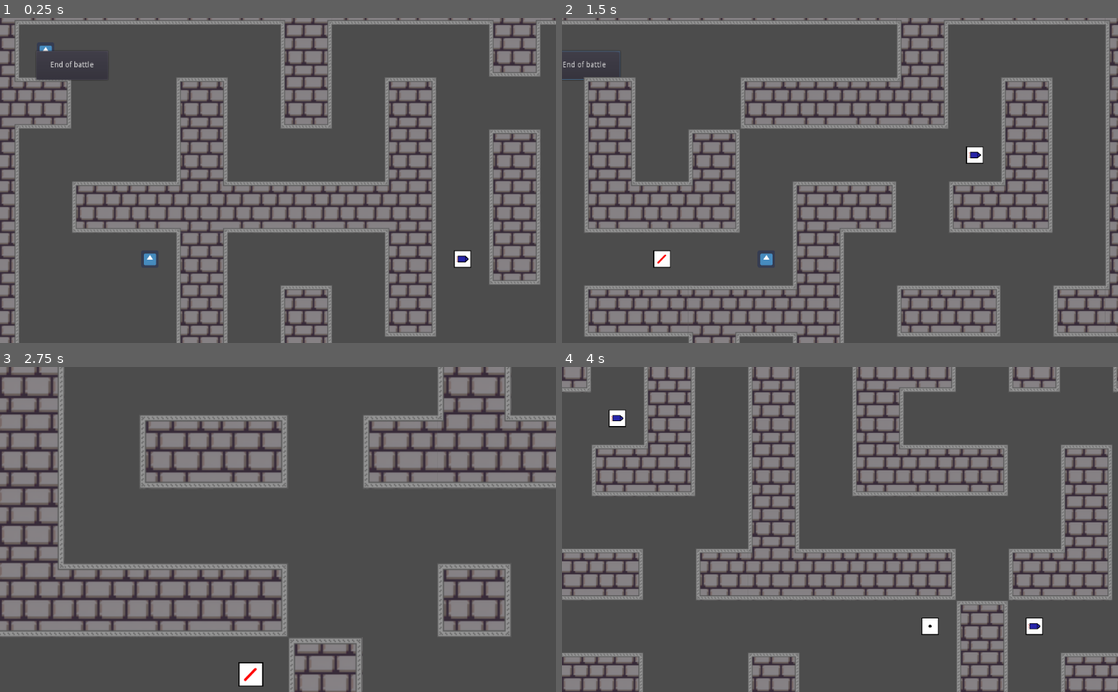
Above: before the commit, frames 1-4 (two rows, left to right).
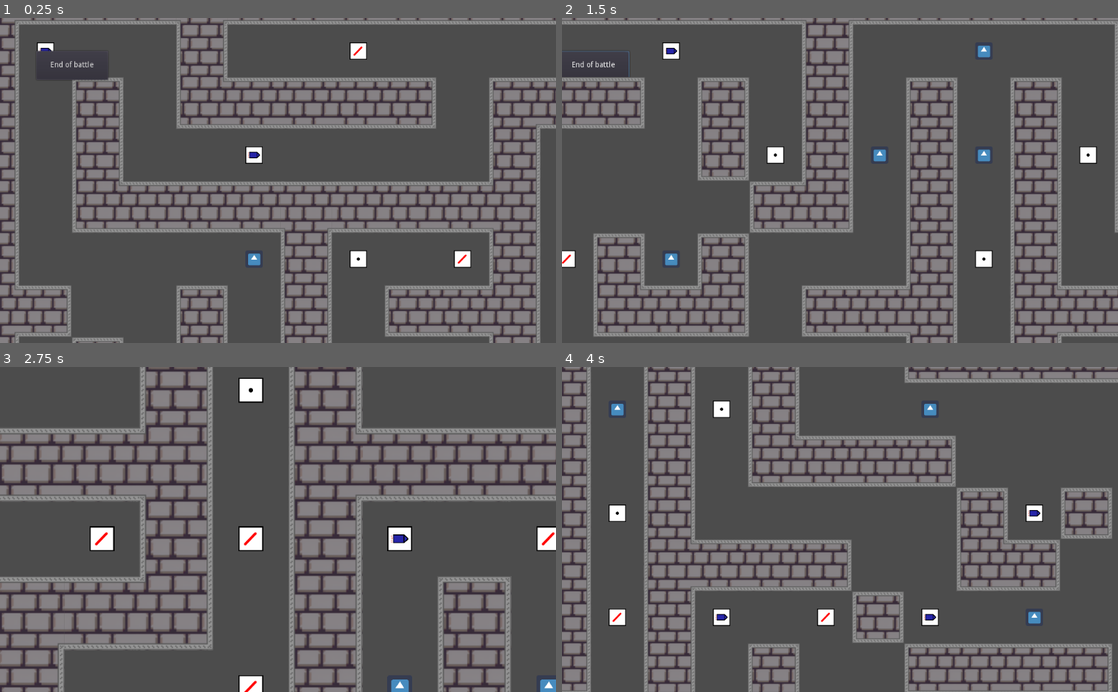
Above: after the commit, the same moments.

Repository: wovri-github/godot_tanks_server
Game: Godot game, scene res://Main/Main.tscn
Two runs of this game, one before a commit and one after it. Both use one fixed random seed, a clock stepped at 60 frames per second and the inputs below. The engine's default icon, where the game draws it, is replaced by a stand-in: a white triangle on a blue panel in a dark square.
Inputs (mouse positions are in pixels of both pictures, inside the frame that each line leads up to):
- Up to frame 1 (0.25 s): no input
- Up to frame 2 (1.5 s): click "End of battle" at 0.5 s; tap Enter at 1.25 s; move the mouse to (962, 164) at 1.27 s; press the mouse at (962, 164) at 1.28 s; hold D (right) from 1.28 s (still down)
- Up to frame 3 (2.75 s): move the mouse to (166, 545) at 2.02 s; release D (right) at 2.03 s; release the mouse at (166, 545) at 2.03 s; hold S (down) from 2.03 s (still down); tap Mouse wheel up (zoom_in) at 2.1 s
- Up to frame 4 (4 s): move the mouse to (895, 458) at 2.77 s; release S (down) at 2.78 s; hold D (right) 2.78-3.53 s; tap Mouse wheel down (zoom_out) at 2.85 s; move the mouse to (812, 594) at 3.52 s; hold W (up) from 3.53 s (still down); click (812, 594) at 3.6 s

The runs differ from the first frame. In frame 1, 25% of the frame differs, in the area x 2-100%, y 0-100%; in frame 2, 44%; in frame 3, 52%, in the area x 0-100%, y 0-100%; in frame 4, 46%.

Commit message:
Synch projectiles with server - Messy - /strange/ yield has to be putted in 'spawning bullet' function in case for proper bullet synchronization ~ Yield existance changes physics calculations! -

Diff:
--- a/Main/Game/Game.gd
+++ b/Main/Game/Game.gd
@@ -28,23 +28,22 @@
 
 func spawn_bullet(player_id, turret_rotation, ammo_slot):
 	if !is_player_alive(player_id):
-		return
+		return null
 	var player_n = get_node("Players/" + str(player_id))
 	if player_n.special_ammo.size() <= ammo_slot:
 		print("[Game]: Player ", player_id, " want to shoot without ammo!")
 		return null
-
 	player_n.rotate_turret(turret_rotation)
 	var bullet_inst = projectiles_modelS[player_n.special_ammo[ammo_slot].type].instance()
 	var bullet_data : Dictionary = bullet_inst.setup(player_n)
-	$Projectiles.add_child(bullet_inst, true)
 	bullet_data["Name"] = bullet_inst.name
 	bullet_data["AT"] = player_n.special_ammo[ammo_slot].type
-
+	bullet_data["ST"] = OS.get_ticks_msec() #Spawn Time
 	player_n.special_ammo[ammo_slot].amount -= 1
 	if player_n.special_ammo[ammo_slot].amount == 0:
 		player_n.special_ammo.pop_at(ammo_slot)
 
+	$Projectiles.add_child(bullet_inst, true)
 	return bullet_data
 
 
--- a/Main/Game/Map/GenerateMap.gd
+++ b/Main/Game/Map/GenerateMap.gd
@@ -3,7 +3,7 @@
 # ---- settings ----
 export(int, 0, 100) var MAX_PLAYERS = 16
 export(int, 0, 100) var START_AMMO_BOXES_AMOUNT = 32
-export(Vector2) var MAP_SIZE = Vector2(50, 30)
+export(Vector2) var MAP_SIZE = Vector2(20, 18)
 export(float, 0, 1) var EMPTY_CELLS_DENSITY = 0.2
 export(float, 0, 1) var EMPTY_RECT_DENSITY = 0.03
 export(Vector2) var EMPTY_RECT_MIN_SIZE = Vector2(2,2)
--- a/Main/Main.gd
+++ b/Main/Main.gd
@@ -9,6 +9,7 @@
 
 var playerS_last_time: Dictionary
 var playerS_stance: Dictionary
+var bulletS_stance: Array
 var player_data: Dictionary
 var game_tscn = preload("res://Main/Game/Game.tscn")
 
@@ -123,6 +124,14 @@
 		player_stance.erase("T")
 		playerS_stance[player_id] = player_stance
 
+func add_bullet_stance(bullet_stance):
+	bulletS_stance.append(bullet_stance)
+	#[info] When two bullets collide its better to send it in one file
+	yield(get_tree(), "idle_frame")
+	if bulletS_stance.empty() == false:
+		Transfer.send_shoot_bounce_state(bulletS_stance, OS.get_ticks_msec())
+		bulletS_stance.clear()
+
 func end_of_battle():
 	var players_in_game = game_n.get_node("Players").get_children()
 	if players_in_game.size() == 1:
@@ -138,6 +147,7 @@
 
 #--------Shoot----------
 func player_shoot(player_id, player_stance, ammo_slot):
+	yield(get_tree().create_timer(0), "timeout")
 	game_n.update_player_position(player_id, player_stance)
 	var bullet_data = game_n.spawn_bullet(player_id, player_stance.TR, ammo_slot)
 	if bullet_data != null:
--- a/Main/Main.tscn
+++ b/Main/Main.tscn
@@ -18,7 +18,6 @@
 
 
 func _on_Processing_timer_timeout():
-	# [improve] Make time running according to game state (Playing/ waiting)
 	var playerS_stance = get_parent().playerS_stance
 	if playerS_stance.empty() == true:
 		return
--- a/Player/Projectiles/Bullet.tscn
+++ b/Player/Projectiles/Bullet.tscn
@@ -10,6 +10,8 @@
 radius = 8.0
 
 [node name="Bullet" type="RigidBody2D" groups=["Projectile"]]
+physics_interpolation_mode = 2
+process_priority = -1
 collision_layer = 2
 collision_mask = 7
 physics_material_override = SubResource( 3 )
@@ -17,6 +19,7 @@
 continuous_cd = 2
 contacts_reported = 1
 contact_monitor = true
+linear_damp = 0.0
 script = ExtResource( 1 )
 
 [node name="CollisionShape2D" type="CollisionShape2D" parent="."]
--- a/Player/Projectiles/Projectile.gd
+++ b/Player/Projectiles/Projectile.gd
@@ -2,8 +2,11 @@
 class_name Projectile
 
 const BULLET_SPEED = 200
+#Base name
+const BASE_NAME = "Bullet"
 var owner_id = NAN
 var is_frag_bomb_frag = false
+var position_1 = position
 onready var main_n = $"/root/Main"
 
 
@@ -15,16 +18,27 @@
 	position = point.global_position
 	var velocity = Vector2.UP.rotated(point.global_rotation) * BULLET_SPEED
 	set_linear_velocity(velocity)
-	return {"SP": position,"V": velocity}
+#	print("[Bullet", name, "]: 'Beginning' Pos ", position, " | Time: ", OS.get_ticks_msec())
+	return {"SP": position, "V": velocity}
 
 func _on_LifeTime_timeout():
 	die()
 
 func die():
+	print("[Bullet", name, "]: Pos ", position, " | Time: ", OS.get_ticks_msec())
 	queue_free()
 
 func _on_Projectile_body_entered(body):
+#	print("Position: ", position, "| Time: ", OS.get_ticks_msec())
 	if !body.is_in_group("Players"):
+		if is_frag_bomb_frag:
+			return
+		var bullet_stance = {
+			"Name": name,
+			"Pos": get_position(),
+			"LV": get_linear_velocity(),
+		}
+		main_n.add_bullet_stance(bullet_stance)
 		return
 	if owner_id != int(body.name) and main_n.player_data.has(owner_id):
 		main_n.player_data[int(owner_id)].Score.Kills += 1
--- a/Singletons/Transfer.gd
+++ b/Singletons/Transfer.gd
@@ -40,4 +40,7 @@
 	main_n.player_shoot(player_id, player_stance, ammo_slot)
 
 func send_shoot(player_id, bullet_data):
-	rpc("recive_shoot", player_id, bullet_data)
+	rpc("recive_shoot", player_id, bullet_data, OS.get_ticks_msec())
+
+func send_shoot_bounce_state(bulletS_state, time):
+	rpc_unreliable("recive_shoot_bounce_state", bulletS_state, time)
--- a/project.godot
+++ b/project.godot
@@ -109,6 +109,11 @@
 [physics]
 
 common/physics_jitter_fix=0.0
+common/enable_pause_aware_picking=true
+2d/use_bvh=false
+2d/bvh_collision_margin=0.0
+common/physics_interpolation=true
+common/enable_object_picking=false
 
 [rendering]
 
